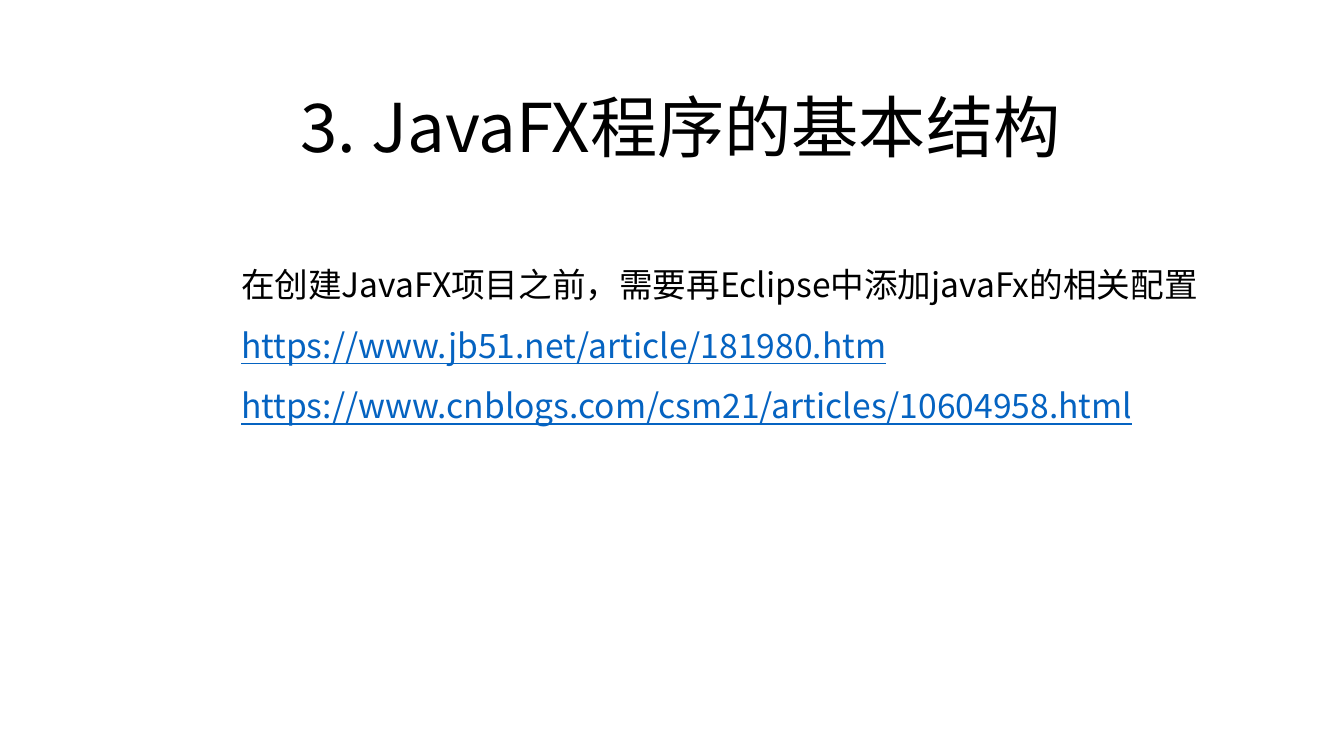
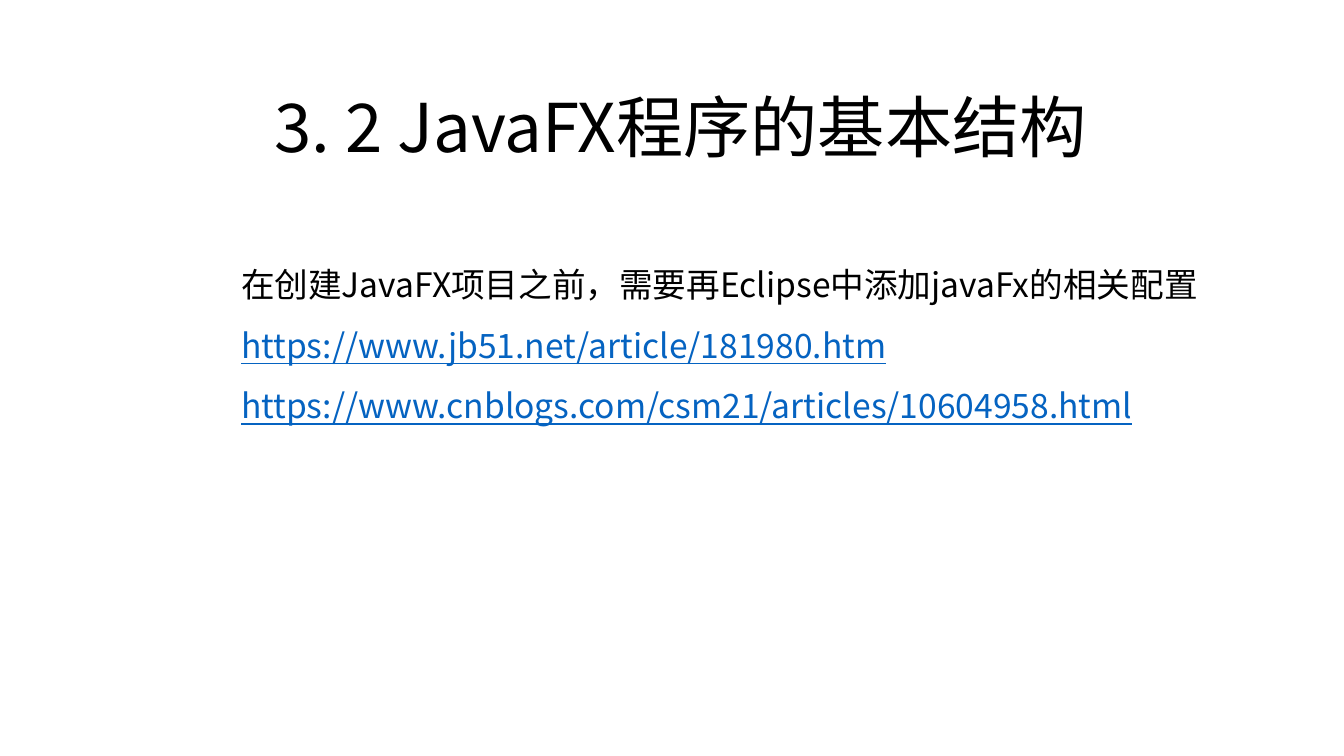
Before and after one commit to zjyesir/hmc_java_1, a slide deck: slide 7 of ppt/19. 图形化编程.pptx (slide 6 before the commit). Drawn at 1344x756 pixels with LibreOffice and Linux fonts; fonts in the diff are those of the drawing; background and template pictures are left out. Boxes give left, top, right and bottom in pixels: in the first picture for what was removed or moved away, otherwise in the second. Text is boxed around its words. In the diff, an @@ line names an element or a change of style, - is before the commit and + after.

```diff
--- a/ppt/19. 图形化编程.pptx
+++ b/ppt/19. 图形化编程.pptx
@@ text at (274, 95, 1086, 158): text changed @@
-3. JavaFX程序的基本结构
+3. 2 JavaFX程序的基本结构
```
Also in this commit, not shown: 1 other slide changed, 5 slides added, 2 slides removed.
